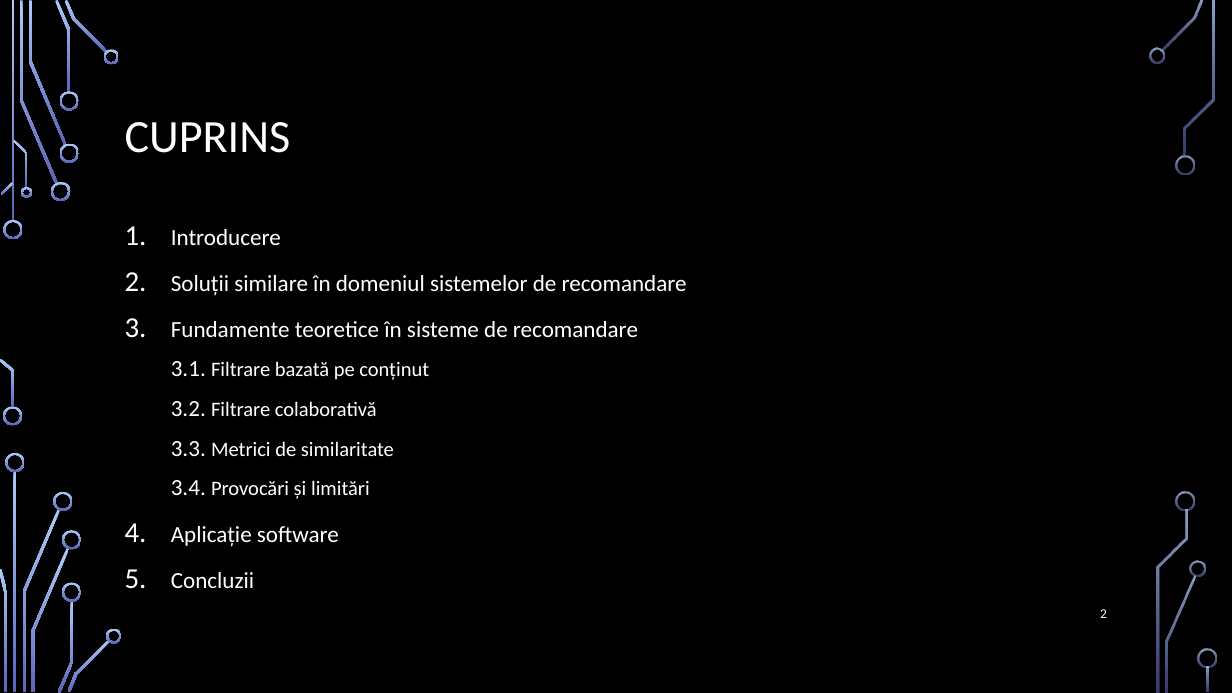
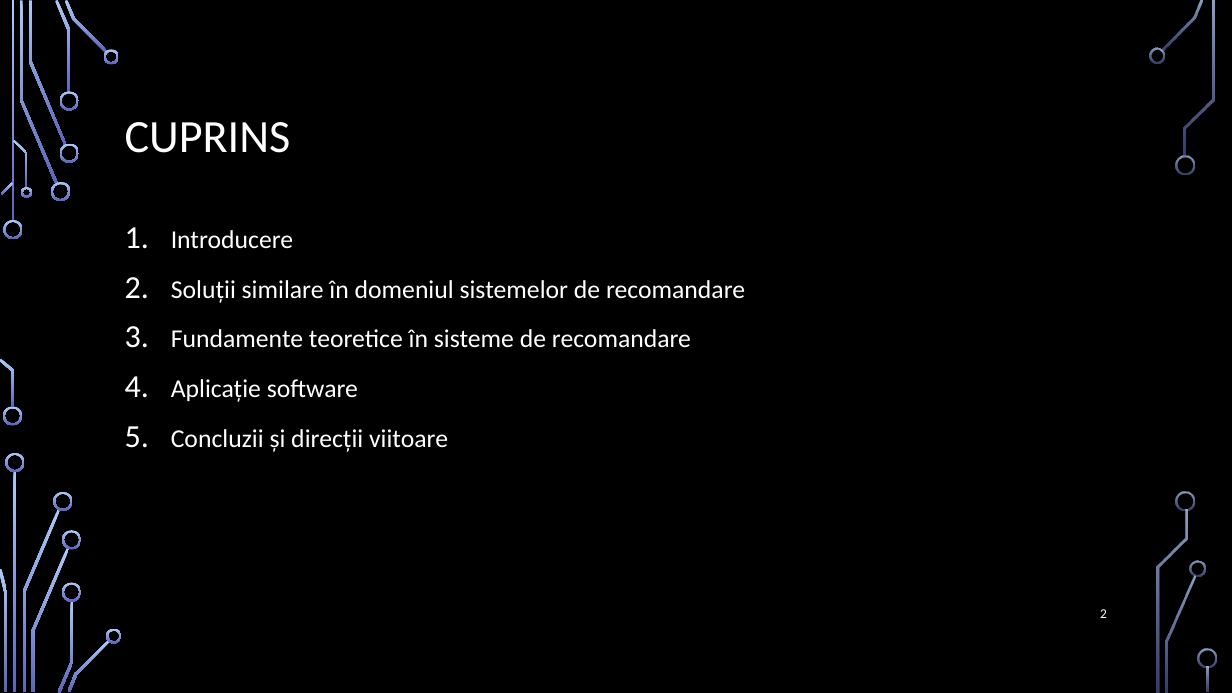
Before and after one commit to bucilamihai/Licenta, a slide deck: slide 2 of PrezentareLicenta.pptx. Drawn at 1232x693 pixels with LibreOffice and Linux fonts; fonts in the diff are those of the drawing; background and template pictures are left out. Boxes give left, top, right and bottom in pixels: in the first picture for what was removed or moved away, otherwise in the second. Text is boxed around its words. In the diff, an @@ line names an element or a change of style, - is before the commit and + after.

Commit message:
finish presentation

```diff
--- a/PrezentareLicenta.pptx
+++ b/PrezentareLicenta.pptx
@@ text at [171,230,745,402]: size 18 to 20 pt in "Introducere", "Soluții similare în domeniul sistemelor de recomandare", "Fundamente teoretice în sisteme de recomandare", "Aplicație software" @@
@@ text at [171,361,429,499]: paragraphs removed @@
-  3.1. Filtrare bazată pe conținut
-  3.2. Filtrare colaborativă
-  3.3. Metrici de similaritate
-  3.4. Provocări și limitări
@@ text at [171,429,448,452]: text changed; size 18 to 20 pt @@
-5. Concluzii
+5. Concluzii și direcții viitoare
```
Also in this commit, not shown: 5 other slides changed, 5 slides added, 3 slides removed, 1 other file.
